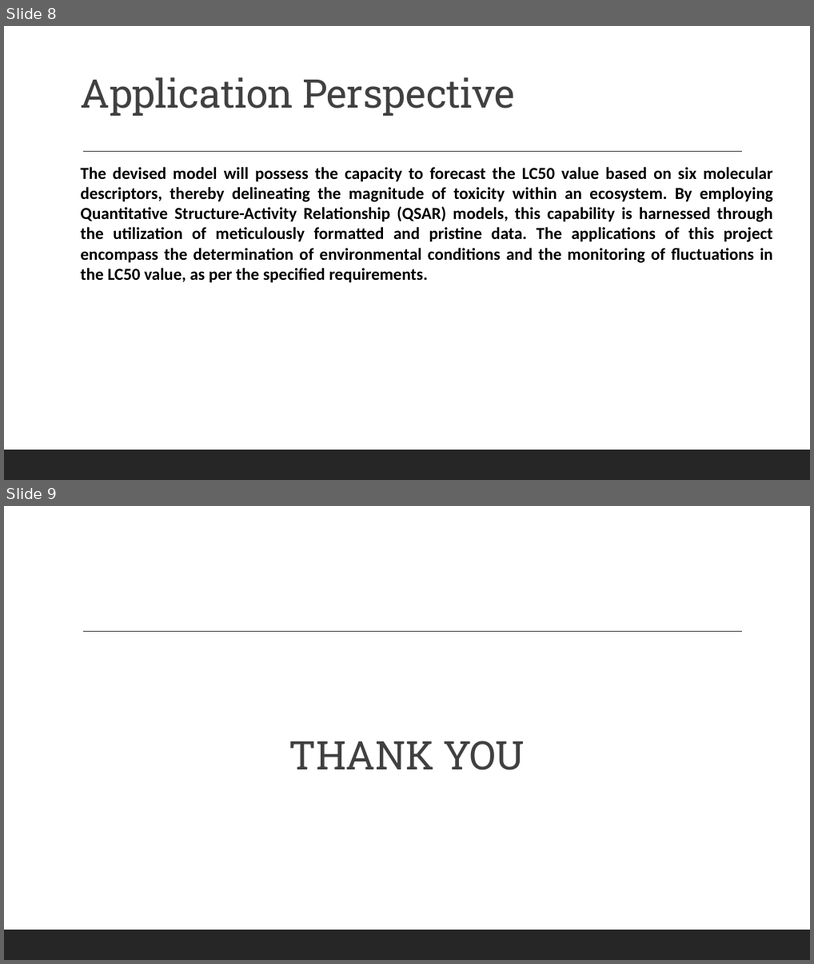
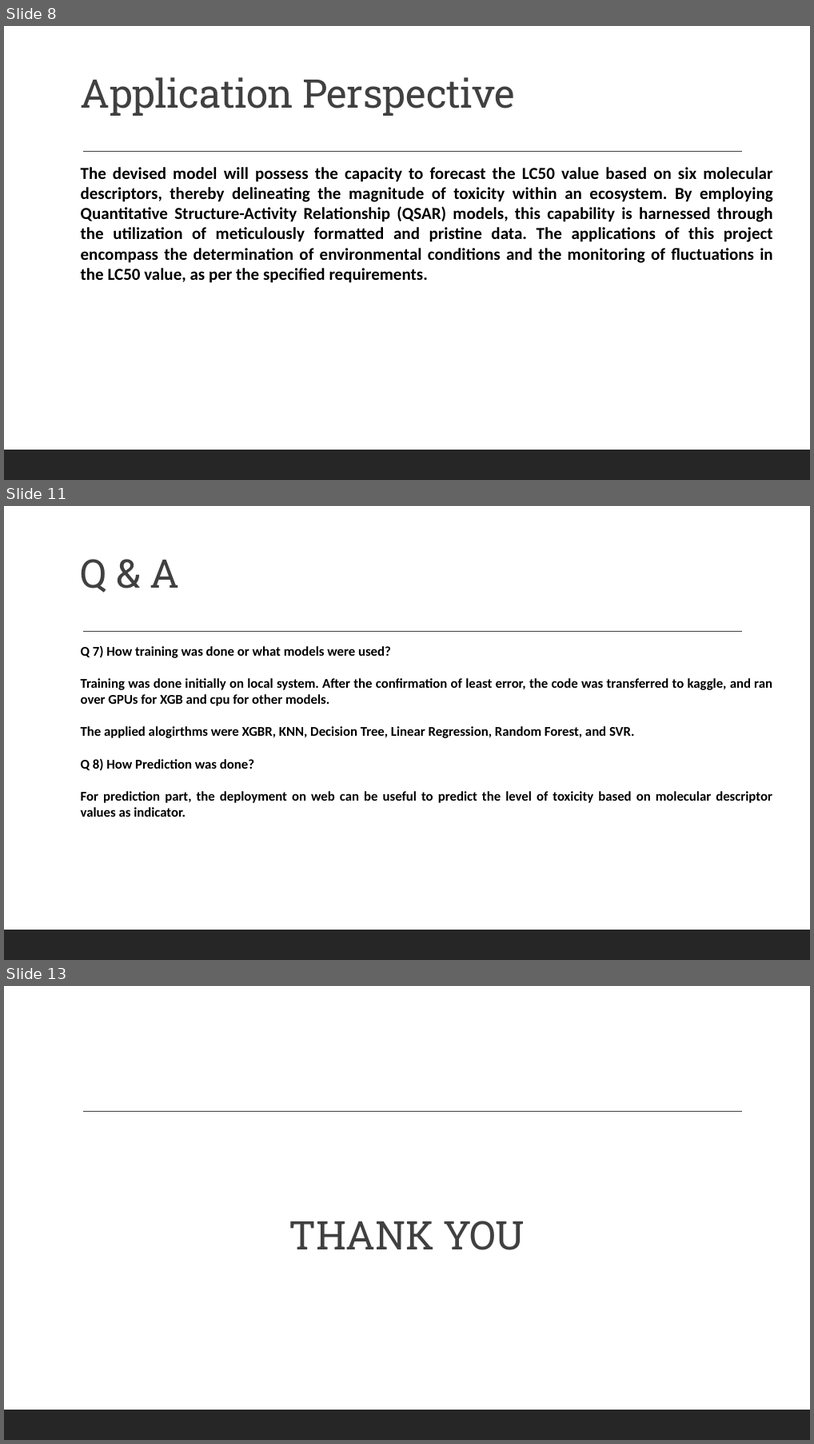
Before and after one commit to TRY-ER/Prediction-of-LC50-value-using-Quantitative-structure-activity-relationship-models-QSAR-models-, a slide deck: docs/LC50 VALUE PREDICTION.pptx. Shown one above the other, each under a label of ours: slides 8 and 9 before the commit, slides 8, 11 and 13 after it; the slides between them are not shown. The pictures are 814x964 and 814x1444 pixels, drawn with LibreOffice and Linux fonts; fonts in the diff are those of the drawing. Boxes give left, top, right and bottom in pixels: in the first picture for what was removed or moved away, otherwise in the second. Text is boxed around its words. In the diff, an @@ line names an element or a change of style, - is before the commit and + after.

```diff
--- a/docs/LC50 VALUE PREDICTION.pptx
+++ b/docs/LC50 VALUE PREDICTION.pptx
@@ slide 11 added at (x1=4, y1=506, x2=810, y2=960), background #FFFFFF; not listed: 2 template elements that a slide beside it also shows @@
@@ title added at (x1=81, y1=559, x2=179, y2=592), 47 pt, text #404040 @@
+Q & A
@@ text added at (x1=81, y1=645, x2=773, y2=816), 16 pt, text #000000, bold @@
+Q 7) How training was done or what models were used?
+Training was done initially on local system. After the confirmation of least error, the code was transferred to kaggle, and ran over GPUs for XGB and cpu for other models.
+The applied alogirthms were XGBR, KNN, Decision Tree, Linear Regression, Random Forest, and SVR.
+Q 8) How Prediction was done?
+For prediction part, the deployment on web can be useful to predict the level of toxicity based on molecular descriptor values as indicator.
@@ what was slide 9 is now slide 13 @@
```
Also in this commit, not shown: 3 other slides added, 2 other files.
